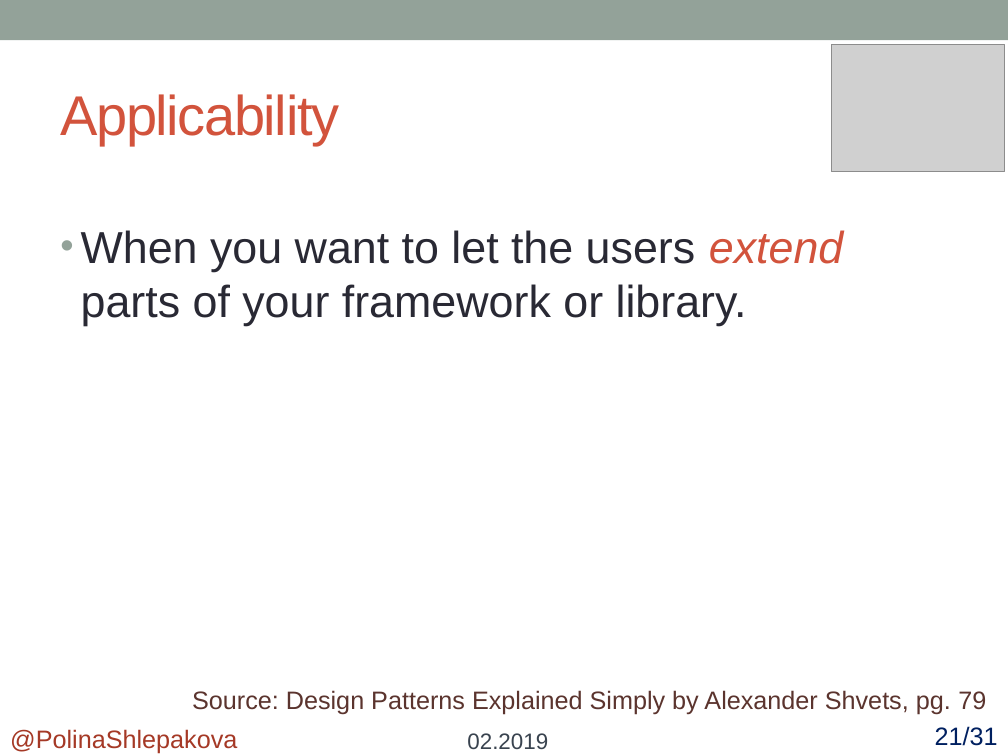
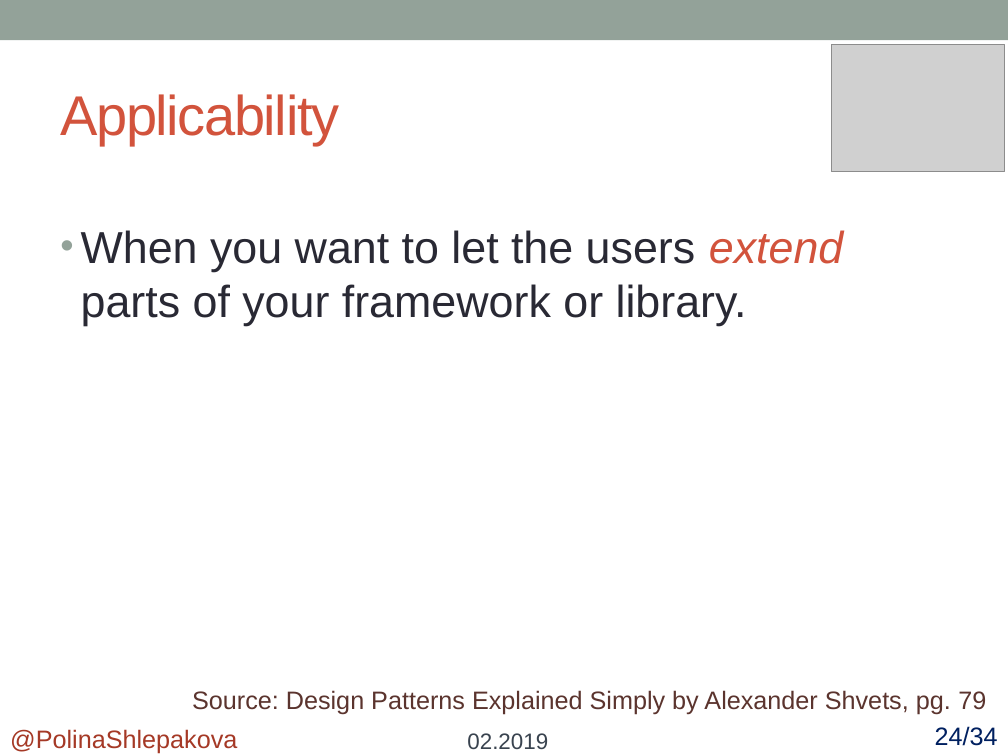
Before and after one commit to polykross/FactoryMethod-Facade, a slide deck: slide 24 of FactoryMethod/Presentation/FactoryMethod.pptx (slide 21 before the commit). Drawn at 1008x756 pixels with LibreOffice and Linux fonts; fonts in the diff are those of the drawing; grey boxes stand for pictures. Boxes give left, top, right and bottom in pixels: in the first picture for what was removed or moved away, otherwise in the second. Text is boxed around its words. In the diff, an @@ line names an element or a change of style, - is before the commit and + after.

```diff
--- a/FactoryMethod/Presentation/FactoryMethod.pptx
+++ b/FactoryMethod/Presentation/FactoryMethod.pptx
@@ text at (935,726,998,746): text changed @@
-21/31
+24/34
```
Also in this commit, not shown: 24 other slides changed, 3 slides added, 3 other files.
